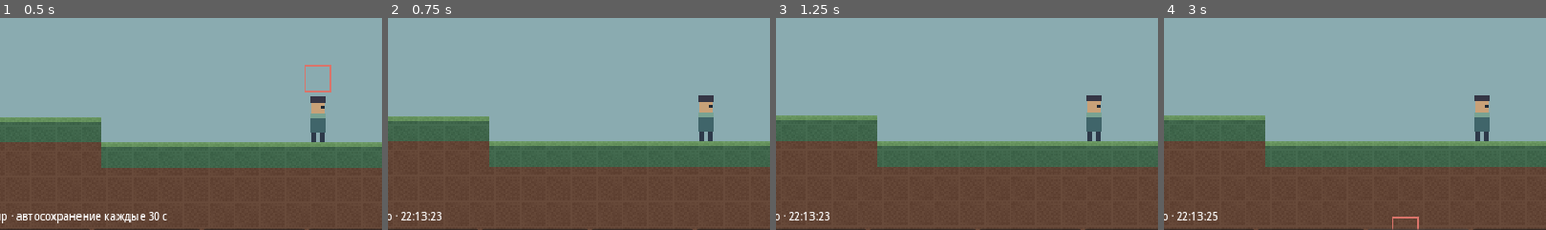
Above: before the commit, frames 1-4 (left to right).
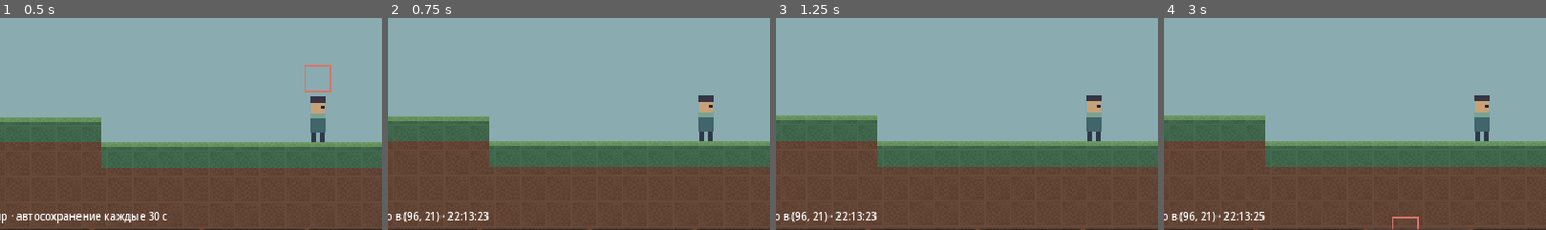
Above: after the commit, the same moments.

Repository: islamabdulazimov/emberdepths
Game: Godot game, scene res://scenes/main.tscn
Two runs of this game, one before a commit and one after it. Both use one fixed random seed, a clock stepped at 60 frames per second and the inputs below.
Inputs:
- Up to frame 1 (0.5 s): no input
- Up to frame 2 (0.75 s): click "Сохранить" at 0.5 s
- Up to frame 3 (1.25 s): no input
- Up to frame 4 (3 s): click "Загрузить" at 1.25 s; click "Создать сервер" at 2 s; click "Подключиться" at 2.75 s
The pictures show only the part of the screen within x 8-58%, y 37-87%; the shares and areas given below are measured in that part.

Frame 1 is identical in both runs. In frame 2, 0.5% of the frame differs, in the area x 2-27%, y 91-97%; in frame 3, 0.5%; in frame 4, 0.5%.

Commit message:
Clarify load location feedback and center camera after restoring player

Diff:
--- a/scripts/save_service.gd
+++ b/scripts/save_service.gd
@@ -10,6 +10,7 @@
 var profile_key := "" # Never included in world snapshots or logs.
 var identity_error := ""
 var status := ""
+var restore_notice := ""
 var write_blocked := false
 var profiles: Dictionary = {}
 var peer_profiles: Dictionary = {}
@@ -145,7 +146,7 @@
  row.position = Vector2(708, 128)
  main.get_node("HUD").add_child(row)
  save_button = _button(row, "Сохранить", "Сохранить мир и всех персонажей на хосте", func(): save_now())
- load_button = _button(row, "Загрузить", "Загрузить последний мир; только вне сетевой сессии", func(): load_now())
+ load_button = _button(row, "Загрузить", "Вернуть мир, вещи и позицию к последнему сохранению. Текущие несохранённые изменения заменятся.", func(): load_now())
  new_button = _button(row, "Новый", "Начать новый мир с архивированием предыдущего", func(): new_dialog.popup_centered())
  save_label = Label.new()
  save_label.position = Vector2(14, 445)
@@ -252,9 +253,20 @@
  # Force position application even when a saved alive character has revision 0.
  body.life_revision = -1
  main.combat.apply_player_state(peer_id, life)
- if not body.dead and not main.world.character_fits(body.position):
+ var relocated: bool = not body.dead and not main.world.character_fits(body.position)
+ if relocated:
   body.position = main.world.safe_spawn_position()
   body.velocity = Vector2.ZERO
+ if peer_id == 1:
+  var cell: Vector2i = main.world.cell_at(body.position)
+  restore_notice = "Вы (%d, %d)" % [cell.x, cell.y]
+  if relocated:
+   restore_notice += " · точка занята блоком, выбрана безопасная"
+  elif body.dead:
+   restore_notice += " · сохранена смерть, ожидается возрождение"
+  var camera: Camera2D = body.get_node("Camera2D")
+  camera.reset_smoothing()
+  camera.force_update_scroll()
 
 func restore(state: Dictionary) -> String:
  var error: String = Schema.validate(state)
@@ -378,7 +390,8 @@
   status = "Не удалось завершить запись; старый файл сохранён"
   return false
  elapsed = 0
- status = "Сохранено · " + Time.get_time_string_from_system()
+ var saved_cell: Vector2i = main.world.cell_at(main.player.position)
+ status = "Сохранено в (%d, %d) · %s" % [saved_cell.x, saved_cell.y, Time.get_time_string_from_system()]
  return true
 
 func load_now() -> bool:
@@ -401,7 +414,7 @@
   return false
  write_blocked = false
  elapsed = 0
- status = "Восстановлено из резервной копии" if backup else "Мир загружен"
+ status = ("Восстановлено из резервной копии" if backup else "Мир загружен") + " · " + restore_notice
  return true
 
 func new_world() -> void:
--- /dev/null
+++ b/tests/load_position_smoke.gd
@@ -0,0 +1,39 @@
+extends SceneTree
+var failures := 0
+func check_result(ok: bool, message: String) -> void:
+ if ok: print("PASS: ", message)
+ else:
+  failures += 1
+  push_error(message)
+
+func _initialize() -> void: call_deferred("run")
+func run() -> void:
+ var main = load("res://scenes/main.tscn").instantiate()
+ root.add_child(main)
+ main.set_physics_process(false)
+ main.interaction.set_process(false)
+ main.combat.set_physics_process(false)
+ main.items.set_physics_process(false)
+ main.saves.save_path = "user://tests/load_position.json"
+ # An excavated room away from spawn, not an artificial position in solid soil.
+ for x in range(98, 106):
+  for y in range(35, 41):
+   main.world.apply_edit(Vector2i(x, y), -1)
+ main.world.solid.update_internals()
+ main.player.position = Vector2(1624, 646)
+ for i in range(90): await physics_frame
+ main.player.set_physics_process(false)
+ var saved: Vector2 = main.player.position
+ check_result(saved.distance_to(main.world.spawn_position()) > 200 and main.world.character_fits(saved), "Saved character is on physical cave floor far from spawn")
+ check_result(main.saves.save_now() and main.saves.status.contains("(101, 40)"), "Save feedback shows saved coordinates")
+ main.player.position = main.world.spawn_position()
+ check_result(main.saves.load_now() and main.player.position == saved, "Load returns to saved cave position instead of spawn")
+ var camera: Camera2D = main.player.get_node("Camera2D")
+ check_result(camera.get_screen_center_position().distance_to(saved + camera.position) < 1, "Camera centers on restored player immediately without showing spawn first")
+ check_result(main.saves.status.contains("(101, 40)") and not main.saves.status.contains("безопасная"), "Load feedback confirms exact restored location")
+ # A truly blocked position must still use the safety path and explain it.
+ var state: Dictionary = main.saves.capture()
+ state.world.blocks[main.world.cell_at(saved)] = 2
+ check_result(main.saves.restore(state) == "" and main.player.position != saved and main.saves.restore_notice.contains("точка занята блоком"), "Actual obstruction relocates safely and reports why")
+ print("Load position failures: ", failures)
+ quit(1 if failures else 0)
--- a/tests/profile_lock.gd
+++ b/tests/profile_lock.gd
@@ -28,6 +28,6 @@
   check_result(FileAccess.get_file_as_string(main.saves.save_path).sha256_text() == before, "Second process leaves original save bytes unchanged")
  else:
   check_result(main.saves.identity_error == "" and main.saves.owns_lock, "Stale profile lock is recovered after owner process crash")
-  check_result(main.saves.status == "Мир загружен" and main.items.local_inventory().count_item("stone") == 17, "Crash recovery loads intact original inventory")
+  check_result(main.saves.status.begins_with("Мир загружен") and main.items.local_inventory().count_item("stone") == 17, "Crash recovery loads intact original inventory")
  print("Profile lock ", role, " failures: ", failures)
  quit(1 if failures else 0)
--- a/tests/save_restart.gd
+++ b/tests/save_restart.gd
@@ -44,7 +44,7 @@
    main.saves._process(0.2)
    check_result(FileAccess.file_exists(main.saves.save_path) and main.saves.status.begins_with("Сохранено"), "Autosave interval writes complete world to physical file")
  else:
-  check_result(main.saves.status == "Мир загружен", "Second process automatically loads saved world at startup")
+  check_result(main.saves.status.begins_with("Мир загружен"), "Second process automatically loads saved world at startup")
   check_result(main.world.block_at(Vector2i(96, 22)) == -1 and main.world.block_at(Vector2i(97, 21)) == 2, "Real restart preserves mined and placed blocks")
   check_result(main.world.wall_at(Vector2i(98, 21)) == 1 and main.world.torches.has(Vector2i(98, 21)), "Real restart preserves walls and torches")
   check_result(main.items.local_inventory().count_item("stone") == 12 and main.items.local_inventory().count_item("stone_pick") == 1 and main.interaction.selected_slot == 1, "Real restart restores inventory and hotbar selection")
Not shown, added: tests/load_position_smoke.gd.uid
Not shown, changed: HANDOFF.md
